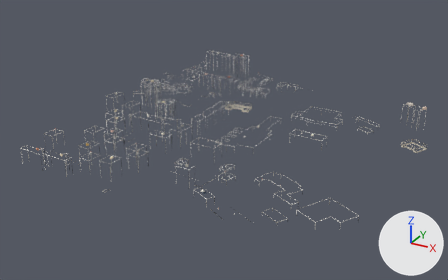
The glTF model public/tiles/benfica/d_3_1.glb: old version first, new version second.
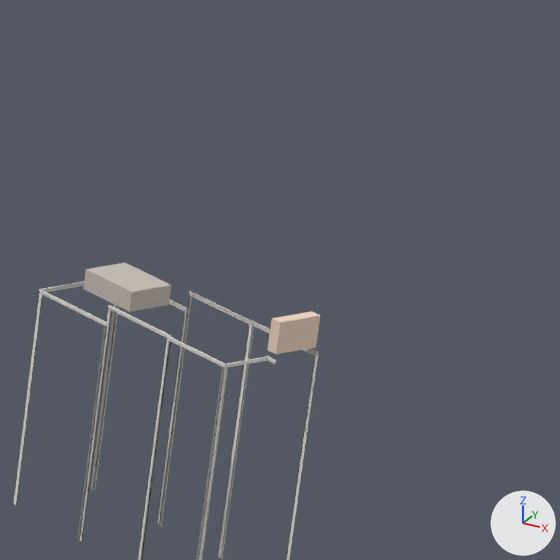
There are two pictures of each version: one whole from a 50 mm camera at (-3518.0, 4185.0, 483.0) aimed at (-3950.0, 4972.0, 90.0), one close up on the part from 89% to 100% of the width and 29% to 46% of the height. The axes (+X, +Y, +Z) are drawn at lower right. The lights are the same throughout. The older version's two pictures come first. Where no turn or scale is listed for an object, it has been applied to the vertices. Vertices at exactly the same position are counted once.

Names of what the first close-up shows: 'detail'.
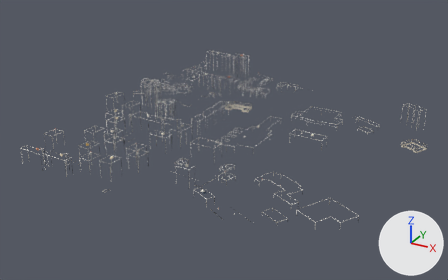
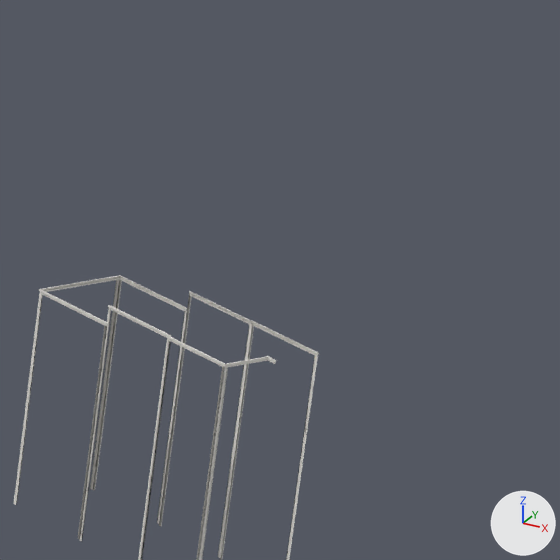
What differs and where, as boxes [x1, y1, x2, y2] in the close-ups (560 x 560 px):
'detail', reshaped: before [14, 263, 320, 560]; after [14, 275, 319, 560]
part 1 of me_detail, deleted: before [83, 263, 171, 312]
part 2 of me_detail, deleted (beige): before [267, 311, 320, 354]

Edits to the bpy script that builds the scene:
```text
Change me_detail:
    used by ob_detail; location = (-3921.8, 5000.0, 115.6)
    remove me_detail.from_pydata(...)  # 13588 vertices, 12039 faces; spans x -262.0..262.0, y -256.0..256.0, z -31.0..31.0
    add me_detail.from_pydata(...)  # 13572 vertices, 12019 faces; spans x -262.0..262.0, y -256.0..256.0, z -31.0..31.0
    me_detail part 1: the loose piece of 8 vertices spanning x 207.0..219.0, y 150.0..161.0, z 16.0..19.0 is deleted
    me_detail part 2: the loose piece of 8 vertices spanning x 236.0..242.0, y 137.0..143.0, z 19.0..23.0 is deleted
```
